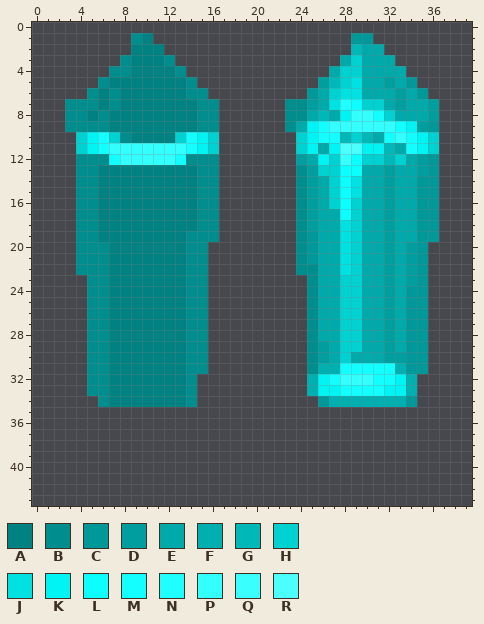
Two versions of one pixel-art sprite, qw/textures/models/grenade_0.png. That is the earlier state.
The file is 40x44 pixels. Colours within 5 levels of each other are drawn and written as one.
Palette (. is transparent): A #008282  B #008d8d  C #009898  D #009e9e  E #00aaaa  F #00b0b0  G #00b8b8  H #00d2d2  J #00e2e2  K #00f4f4  L #0bffff  M #13ffff  N #1fffff  P #33ffff  Q #39ffff  R #4bffff
The same view after the edit:
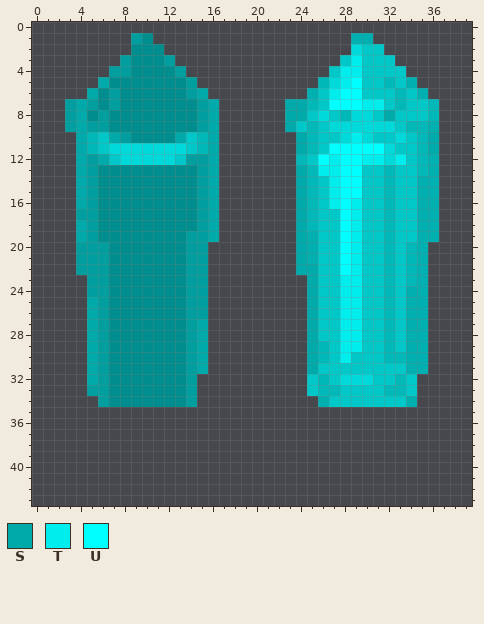
Colours new in this view: S #00aaaa  T #00eded  U #00ffff
Message: Update grenade and missile texture.
The edit:
@@ palette @@
-E #00aaaa
+E #00c8c8
-P #33ffff
+P #00d9d9
@@ x 0..39 @@
  0 ........................................
- 1 .........BA..................CC.........
- 2 .........AAA.................GEE........
- 3 ........BAAAB...............EHEEE.......
- 4 .......BBAAAAB.............EHHEEEE......
- 5 ......BAAAAAAAB...........DGHJEEDEC.....
- 6 .....BABAAAAAABB.........CEHJJEEEDEC....
- 7 ...BBBABAAAAAAABB......BBDEJNLHHEDEED...
- 8 ...BBABAAAAAAAABB......BBEGEKPPMHEEED...
- 9 ...BBBBAAAAAAAABB......BEKMPPPPPPMKDC...
-10 ....HKMHBAAAAHMKH.......HKMMGHGEMPMKH...
-11 ....HKMPPPPPPPMKH.......HKEKRRKKGEMKH...
-12 ....BBBMPPPPPMBBB.......DEKHQLHHGHEDC...
-13 ....BBAAAAAAAAABB.......BDHHLLEEDEEDC...
-14 ....BBAAAAAAAAABB.......BDEHLJEEDEECC...
-15 ....BBAAAAAAAAABB.......BDEHLJEEDEECC...
-16 ....BBAAAAAAAAABB.......BDEHLHEEDEECC...
-17 ....BBAAAAAAAAABB.......BDEELHEEDEECC...
-18 ....BBAAAAAAAAABB.......BDEEJHEEDEECC...
-19 ....BBAAAAAAAABBB.......BCEEJHEEDEECC...
-20 ....BBBAAAAAAABB........BCEEJHEEDEDC....
-21 ....BBBAAAAAAABB........BCEEJHEEDEDC....
-22 ....BBBAAAAAAABB........BBEEJHEEDEDC....
-23 .....BBAAAAAAABB.........BEEHHEEDEDC....
-24 .....BBAAAAAAABB.........BEEHHEEDECC....
-25 .....BBAAAAAAABB.........BEEHHEEDECC....
-26 .....BBAAAAAAABB.........BEEHHEEDECC....
-27 .....BBAAAAAAABB.........BEEHHEEDECC....
-28 .....BBAAAAAAABB.........BEEHHEEDECC....
-29 .....BBAAAAAAABB.........BDEHHEEDECC....
-30 .....BBAAAAAAABB.........BDEHEEEDDCC....
-31 .....BBAAAAAAABB.........BFFMMMMMFCC....
-32 .....BBAAAAAAAB..........FKMPPPMMKF.....
-33 .....BBAAAAAAAB..........FKKMMMMKKF.....
-34 ......BAAAAAAAB...........CFFFFFFFC.....
+ 1 .........DB..................FF.........
+ 2 .........BBB.................PEE........
+ 3 ........DBBBD...............ETEEE.......
+ 4 .......DDBBBBD.............ETTEEEE......
+ 5 ......SBBBBBBBD...........GPTUEEGEF.....
+ 6 .....SBDBBBBBBDS.........FETUUEEEGEF....
+ 7 ...DSDBDBBBBBBBDS......SSGEUUUTTEGEEG...
+ 8 ...DSBDBBBBBBBBDS......SSEPEGPPESEEEG...
+ 9 ...DSDDBBBBBBBBDS......SEGEPPPPPPEGGF...
+10 ....SGESDBBBBSEGS.......SGEEPTPEEPEGS...
+11 ....SGEPPPPPPPEGS.......SGEUUUUUPEEGS...
+12 ....SDSEPPPPPEDDS.......GEUTUUTTPTEGF...
+13 ....SDBBBBBBBBBDS.......SGTTUUEEGEEGF...
+14 ....SDBBBBBBBBBDS.......SGETUUEEGEEFF...
+15 ....SDBBBBBBBBBDS.......SGETUUEEGEEFF...
+16 ....SDBBBBBBBBBDS.......SGETUTEEGEEFF...
+17 ....DDBBBBBBBBBDS.......SGEEUTEEGEEFF...
+18 ....SDBBBBBBBBBDS.......SGEEUTEEGEEFF...
+19 ....SDBBBBBBBBDDS.......SFEEUTEEGEEFF...
+20 ....DDDBBBBBBBDD........SFEEUTEEGEGF....
+21 ....DDDBBBBBBBDD........SFEEUTEEGEGF....
+22 ....DDDBBBBBBBDD........SSEEUTEEGEGF....
+23 .....DDBBBBBBBDD.........SEETTEEGEGF....
+24 .....DDBBBBBBBDD.........SEETTEEGEFF....
+25 .....SDBBBBBBBDD.........SEETTEEGEFF....
+26 .....SDBBBBBBBDD.........SEETTEEGEFF....
+27 .....SDBBBBBBBDS.........SEETTEEGEFF....
+28 .....SDBBBBBBBDS.........SEETTEEGEFF....
+29 .....SDBBBBBBBDS.........SGETTEEGEFF....
+30 .....SDBBBBBBBDS.........SGETEEEGGFF....
+31 .....SDBBBBBBBDS.........SEEEEEEEEFF....
+32 .....SDBBBBBBBD..........EGEPPPEEGE.....
+33 .....DDBBBBBBBD..........EGGEEEEGGE.....
+34 ......DBBBBBBBD...........FEEEEEEEF.....
 35 ........................................
